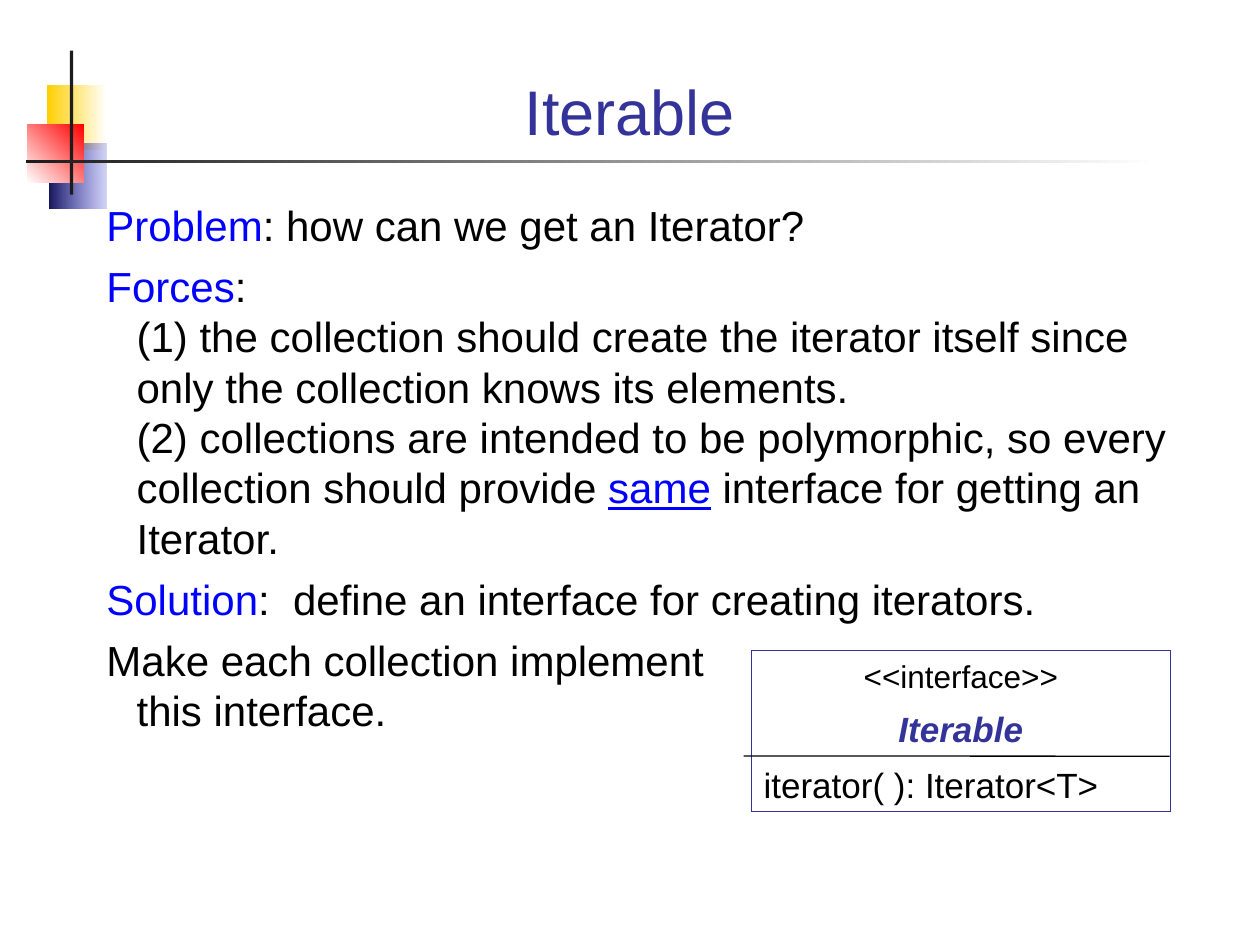
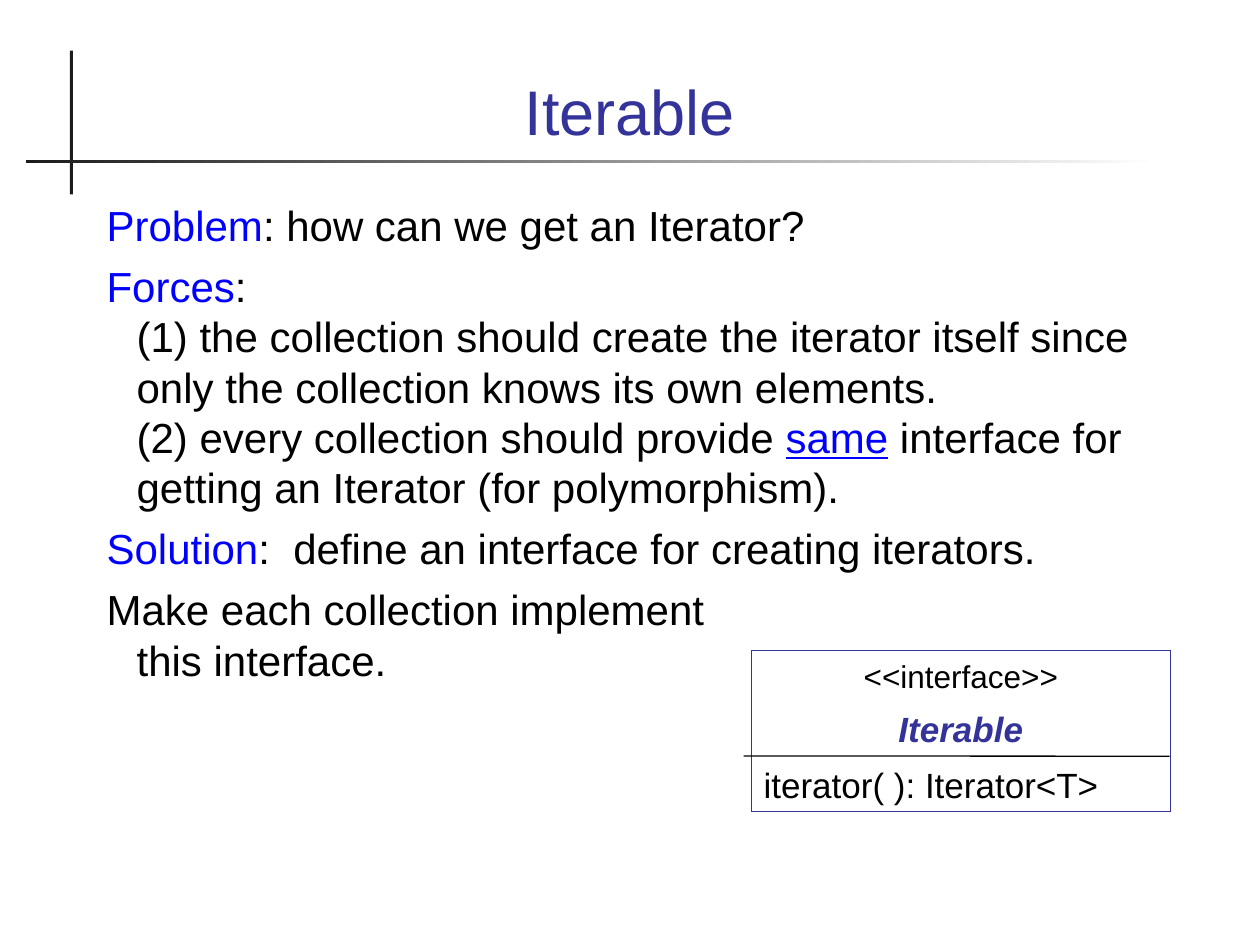
Before and after one commit to skeoop/skeoop.github.io, a slide deck: slide 6 of week3/Iterators.ppt. Drawn at 1260x945 pixels with LibreOffice and Linux fonts; fonts in the diff are those of the drawing. Boxes give left, top, right and bottom in pixels: in the first picture for what was removed or moved away, otherwise in the second. Text is boxed around its words. In the diff, an @@ line names an element or a change of style, - is before the commit and + after.

```diff
--- a/week3/Iterators.ppt
+++ b/week3/Iterators.ppt
@@ rectangle removed at (47,84,106,150) @@
@@ rectangle removed at (28,125,84,183) @@
@@ rectangle removed at (49,144,106,209) @@
@@ text at (107,273,1128,512): text changed @@
-Forces:
-(1) the collection should create the iterator itself since only the collection knows its elements.
-(2) collections are intended to be polymorphic, so every collection should provide same interface for getting an Iterator.
+Forces:
+(1) the collection should create the iterator itself since only the collection knows its own elements.
+(2) every collection should provide same interface for getting an Iterator (for polymorphism).
```
Also in this commit, not shown: 12 other slides changed, 18 other files.
